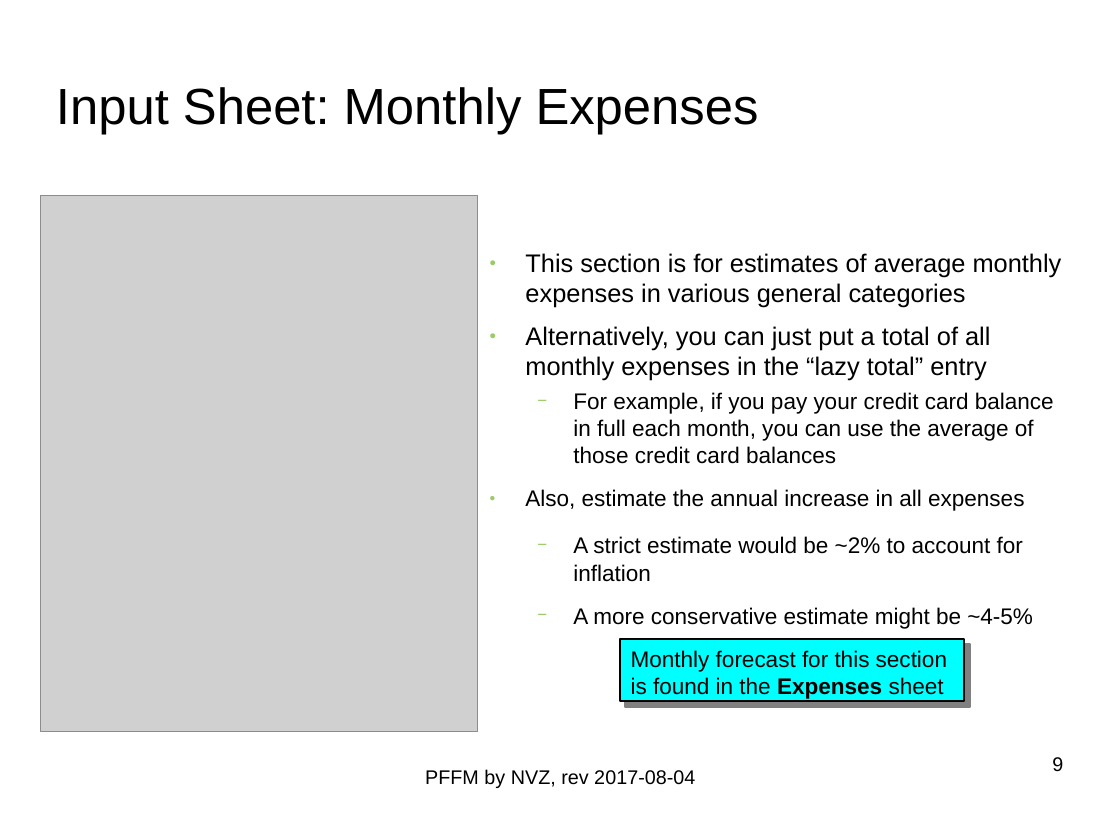
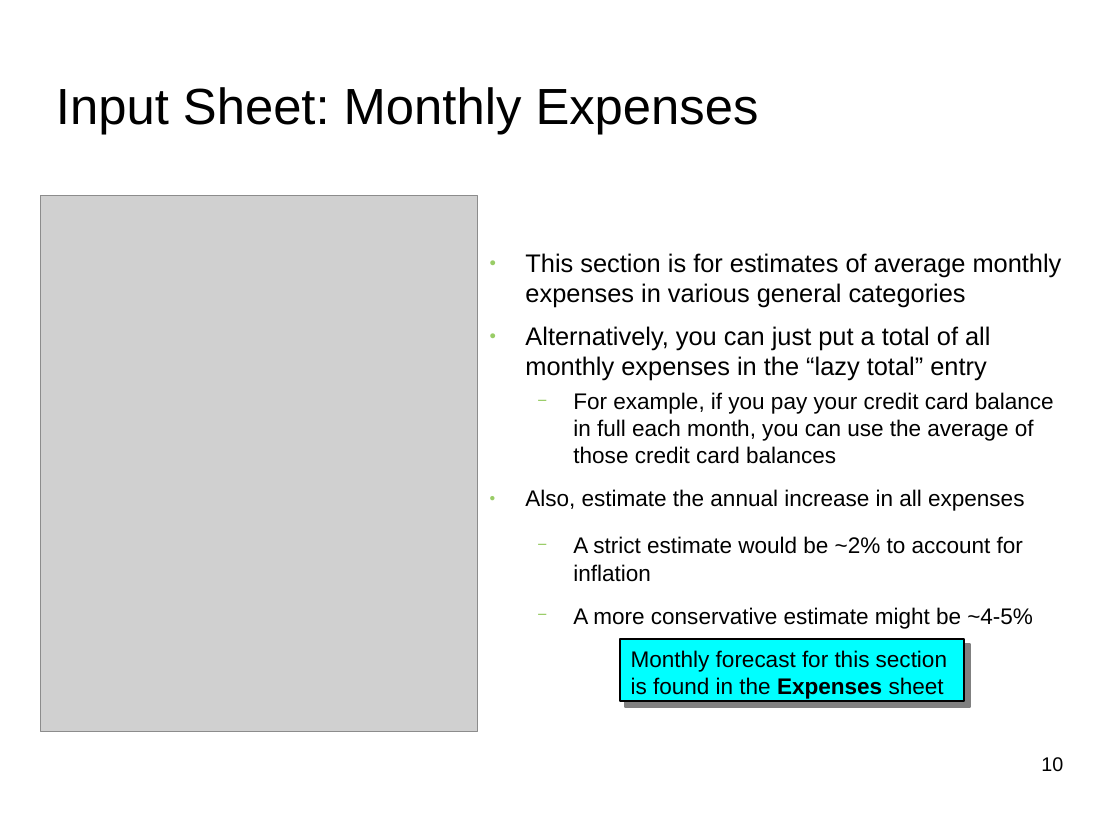
Before and after one commit to nickvzorn/financial-forecast, a slide deck: slide 10 of PFFM_Intro_and_HOWTO.odp (slide 9 before the commit). Drawn at 1120x840 pixels with LibreOffice and Linux fonts; fonts in the diff are those of the drawing; grey boxes stand for pictures; background and template pictures are left out. Boxes give left, top, right and bottom in pixels: in the first picture for what was removed or moved away, otherwise in the second. Text is boxed around its words. In the diff, an @@ line names an element or a change of style, - is before the commit and + after.

```diff
--- a/PFFM_Intro_and_HOWTO.odp
+++ b/PFFM_Intro_and_HOWTO.odp
@@ text removed at box(425, 769, 695, 788) @@
-PFFM by NVZ, rev 2017-08-04
@@ page number at box(1041, 757, 1063, 772): text changed @@
-9
+10
```
Also in this commit, not shown: 12 other slides changed, 5 slides added, 3 slides removed.
